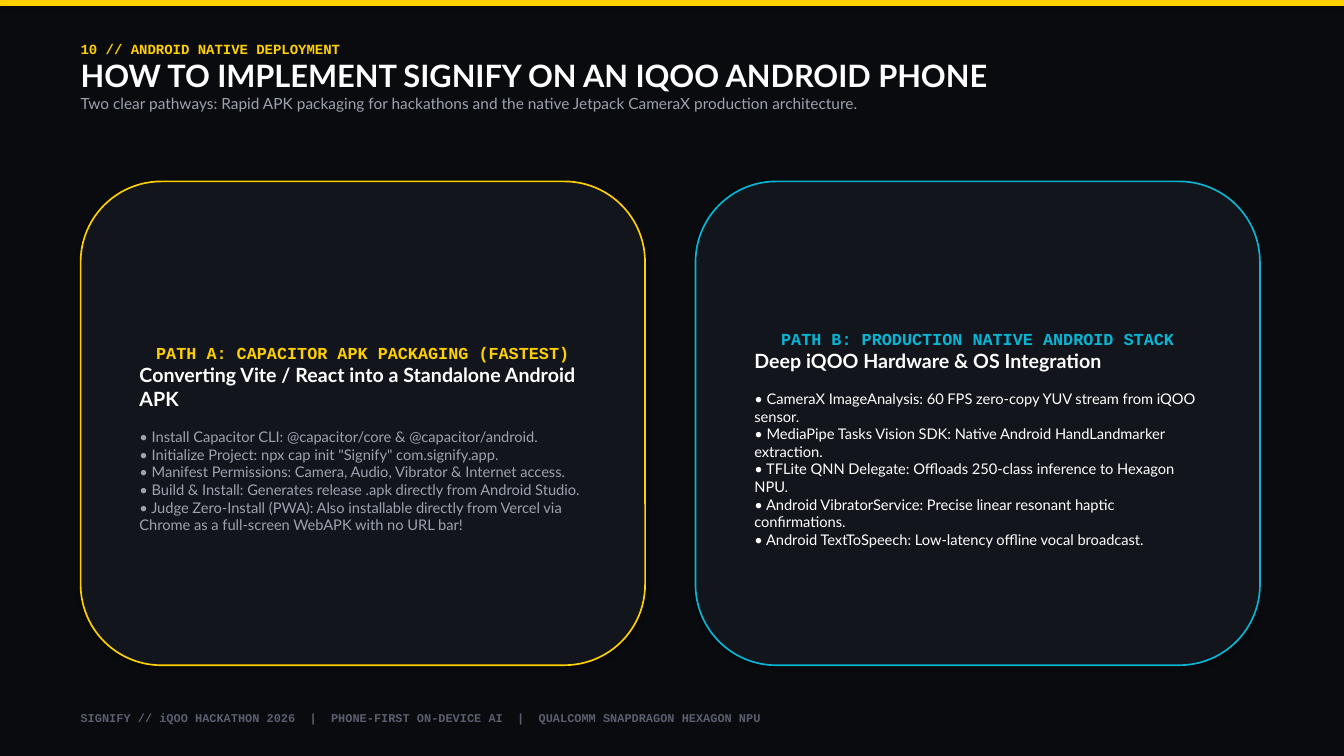
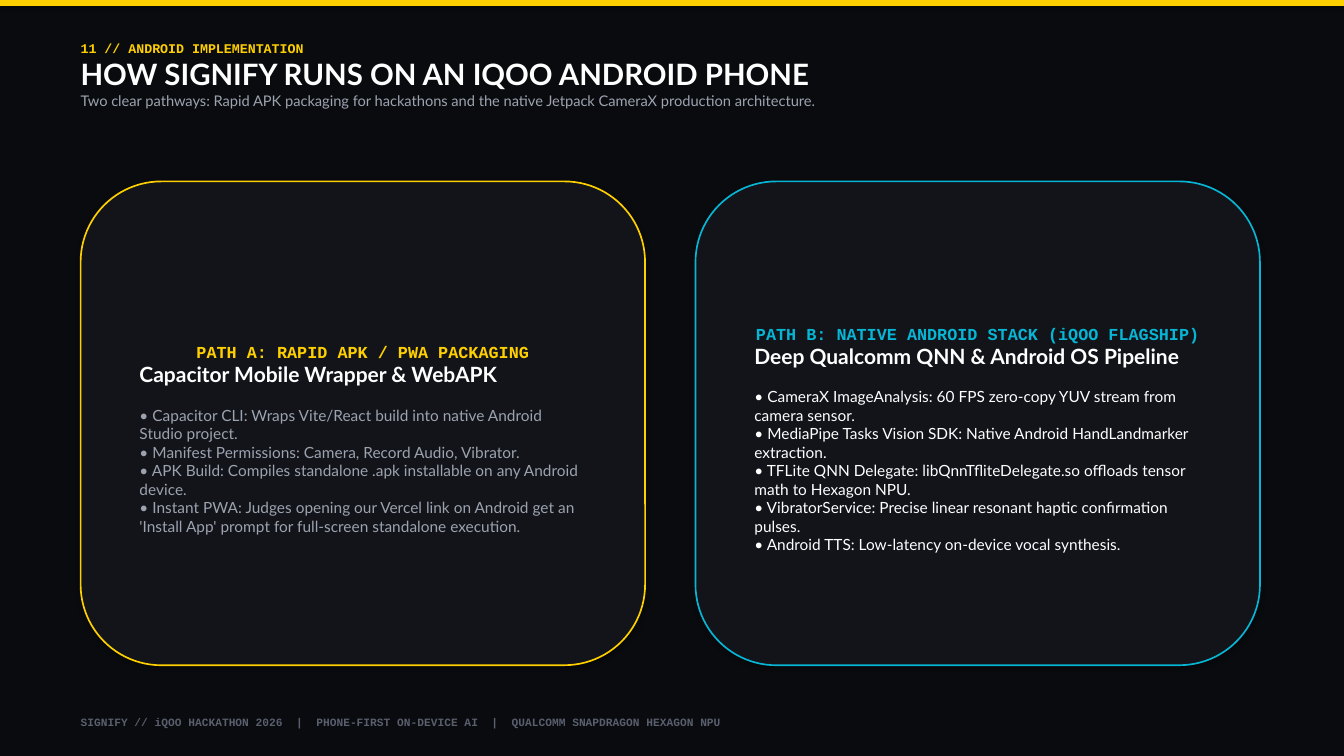
Before and after one commit to WHENKEY2007/signifyprototype, a slide deck: slide 12 of Signify_iQOO_Hackathon_2026_Final.pptx (slide 11 before the commit). Drawn at 1344x756 pixels with LibreOffice and Linux fonts; fonts in the diff are those of the drawing. Boxes give left, top, right and bottom in pixels: in the first picture for what was removed or moved away, otherwise in the second. Text is boxed around its words. In the diff, an @@ line names an element or a change of style, - is before the commit and + after.

Commit message:
docs: regenerate 14-slide visual iQOO hackathon deck with embedded screenshots and low text

```diff
--- a/Signify_iQOO_Hackathon_2026_Final.pptx
+++ b/Signify_iQOO_Hackathon_2026_Final.pptx
@@ text at [81,44,809,90]: text changed; size 22 to 21 pt @@
-10 // ANDROID NATIVE DEPLOYMENT
-HOW TO IMPLEMENT SIGNIFY ON AN IQOO ANDROID PHONE
+11 // ANDROID IMPLEMENTATION
+HOW SIGNIFY RUNS ON AN IQOO ANDROID PHONE
@@ text at [81,95,815,109]: size 11 to 10.5 pt in "Two clear pathways: Rapid APK packaging for ..." @@
@@ rounded rectangle "PATH A: RAPID APK / ..." at [81,181,645,665]: fill #13151C to #12141A @@
@@ rounded rectangle "PATH B: NATIVE ANDROID STACK ..." at [696,181,1260,665]: fill #13151C to #12141A @@
@@ text in rounded rectangle at [754,328,1199,553]: text changed; size 10.5 to 11 pt @@
-PATH B: PRODUCTION NATIVE ANDROID STACK
-Deep iQOO Hardware & OS Integration
-• CameraX ImageAnalysis: 60 FPS zero-copy YUV stream from iQOO sensor.
-• MediaPipe Tasks Vision SDK: Native Android HandLandmarker extraction.
-• TFLite QNN Delegate: Offloads 250-class inference to Hexagon NPU.
-• Android VibratorService: Precise linear resonant haptic confirmations.
-• Android TextToSpeech: Low-latency offline vocal broadcast.
+PATH B: NATIVE ANDROID STACK (iQOO FLAGSHIP)
+Deep Qualcomm QNN & Android OS Pipeline
+• CameraX ImageAnalysis: 60 FPS zero-copy YUV stream from camera sensor.
+• MediaPipe Tasks Vision SDK: Native Android HandLandmarker extraction.
+• TFLite QNN Delegate: libQnnTfliteDelegate.so offloads tensor math to Hexagon NPU.
+• VibratorService: Precise linear resonant haptic confirmation pulses.
+• Android TTS: Low-latency on-device vocal synthesis.
@@ text in rounded rectangle at [139,346,578,535]: text changed; size 10.5 to 11 pt @@
-PATH A: CAPACITOR APK PACKAGING (FASTEST)
-Converting Vite / React into a Standalone Android APK
-• Install Capacitor CLI: @capacitor/core & @capacitor/android.
-• Initialize Project: npx cap init "Signify" com.signify.app.
-• Manifest Permissions: Camera, Audio, Vibrator & Internet access.
-• Build & Install: Generates release .apk directly from Android Studio.
-• Judge Zero-Install (PWA): Also installable directly from Vercel via Chrome as a full-screen WebAPK with no URL bar!
+PATH A: RAPID APK / PWA PACKAGING
+Capacitor Mobile Wrapper & WebAPK
+• Capacitor CLI: Wraps Vite/React build into native Android Studio project.
+• Manifest Permissions: Camera, Record Audio, Vibrator.
+• APK Build: Compiles standalone .apk installable on any Android device.
+• Instant PWA: Judges opening our Vercel link on Android get an 'Install App' prompt for full-screen standalone execution.
@@ text "SIGNIFY // iQOO HACKATHON 2026 ..." at [81,719,720,728]: size 8.5 to 8 pt @@
```
Also in this commit, not shown: 9 other slides changed, 4 slides added, 4 slides removed, 1 other file.
